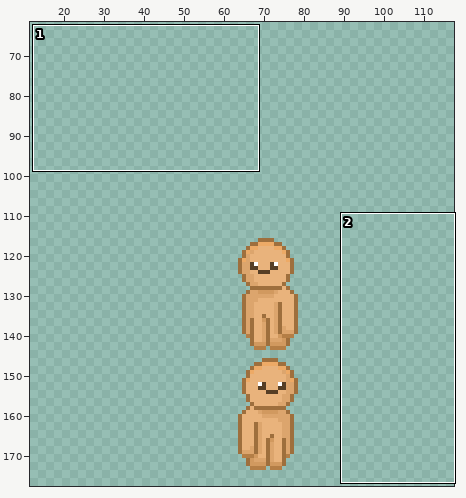
Edited in one commit: pixel-art file (idk.aseprite). The first picture is a wide view before the edit; the outline marks the close-up.
Close-up. The starting point:
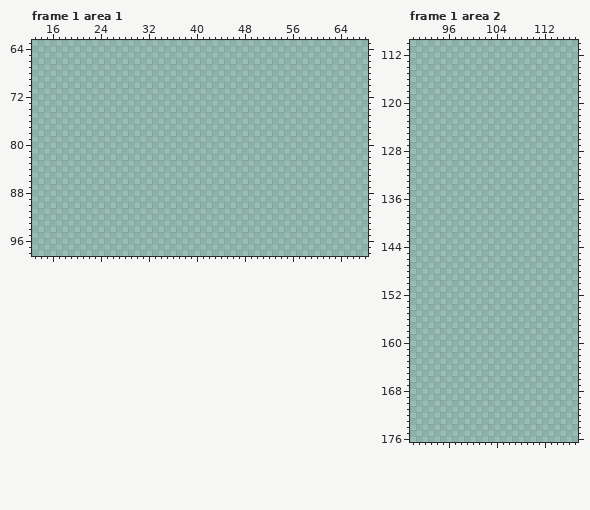
320x180 pixels, 4 frames. Colours within 5 levels of each other are drawn and written as one. Shown: frame 1 area 1: x 13..68, y 63..98; frame 1 area 2: x 90..117, y 110..176. The wide view leaves out empty margins. The commit also changed other frames or places, which this record leaves out.
The result:
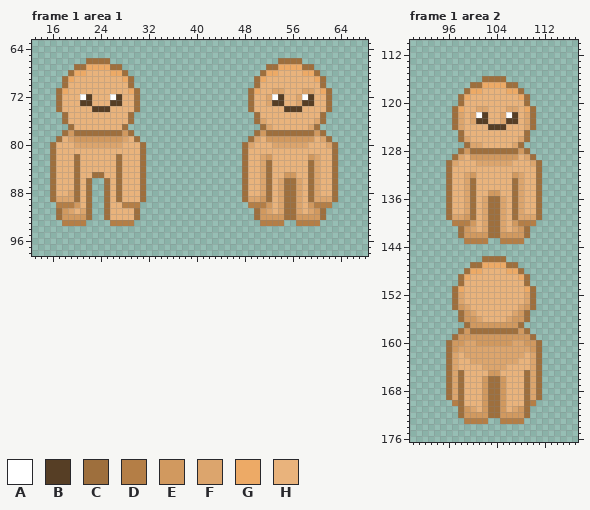
Palette (. is transparent): A #ffffff  B #563e25  C #9e6f3d  D #b47e46  E #d1995f  F #dca56d  G #edaa66  H #e9b37c
Log entry: front, back, right, left animation
From old to new:
layer "Character Design" now shown
layer "Char_W_D" added
layer "Char_W_U" added
--- frame 1 area 1, layer "Character Design"
@@ x 13..68 @@
 65 ........................................................
-66 ........................................................
-67 ........................................................
-68 ........................................................
-69 ........................................................
-70 ........................................................
-71 ........................................................
-72 ........................................................
-73 ........................................................
-74 ........................................................
-75 ........................................................
-76 ........................................................
-77 ........................................................
-78 ........................................................
-79 ........................................................
-80 ........................................................
-81 ........................................................
-82 ........................................................
-83 ........................................................
-84 ........................................................
-85 ........................................................
-86 ........................................................
-87 ........................................................
-88 ........................................................
-89 ........................................................
-90 ........................................................
-91 ........................................................
-92 ........................................................
-93 ........................................................
+66 .........CCCC............................CCCC...........
+67 .......CCGGGGCC........................CCGGGGCC.........
+68 ......CGGHHHHGGC......................CGGHHHHGGC........
+69 .....CGHHHHHHHHGC....................CGHHHHHHHHGC.......
+70 .....CHHHHHHHHHHC....................CHHHHHHHHHHC.......
+71 ....CGHHHHHHHHHHGC..................CGHHFFHHHFFHGC......
+72 ....CHHHABHHHABHHC..................CHHFABHHFABHHC......
+73 ....CHHHBBHHHBBHHC..................CHHFBBHHFBBHHC......
+74 ....CHHHHHBBBHHHHC..................CHHHHHBBBHHHHC......
+75 .....CHHHHHHHHHHC....................CHHHHHHHHHHC.......
+76 .....CHHHHHHHHHHC....................CFHHHHHHHHFC.......
+77 ......CHHHHHHHHC......................CFHHHHHHFC........
+78 .....CECCCCCCCCEC....................CECCCCCCCCEC.......
+79 ....CHFEEEEEEEEFHC..................CFHEEEEEEEEHFC......
+80 ...CHHHFFFFFFFFHHHC................CFHHHFFFFFFHHHFC.....
+81 ...CHHHHHHHHHHHHHHC................CHHHHHHHHHHHHHHC.....
+82 ...CHHHCHHHHHHCHHHC................CHHFEHHHHHHEFHHC.....
+83 ...CHHHCHHHHHHCHHHC................CHHFCHHHHHHCFHHC.....
+84 ...CHHHCHHHHHHCHHHC................CHHFCHHHHHHCFHHC.....
+85 ...CHHHCHHCCHHCHHHC................CHHFCHHEEHHCFHHC.....
+86 ...CHHHCHC..CHCHHHC................CHHFCHFCCFHCFHHC.....
+87 ...CHHHCHC..CHCHHHC................CHHFCHFCCFHCFHHC.....
+88 ...CHHFCHC..CHCHHHC................CHHFCHFCCFHCFHHC.....
+89 ...CFFFCHC..CHCHHHC................CFFECHFCCFHCFFFC.....
+90 ....DDDEHC..CHHDDD..................DDDEHFCCFHEDDD......
+91 ....CEFHFC..CHHHHC...................CEFHFCCFHFEC.......
+92 ....CEEEEC..CHHHHC...................CEEEECCEEEEC.......
+93 .....DDDD....DDDD.....................DDDD..DDDD........
 94 ........................................................
--- frame 1 area 2, layers "Char_W_U", "Char_W_D"
@@ x 90..117 @@
 115 ............................
-116 ............................
-117 ............................
-118 ............................
-119 ............................
-120 ............................
-121 ............................
-122 ............................
-123 ............................
-124 ............................
-125 ............................
-126 ............................
-127 ............................
-128 ............................
-129 ............................
-130 ............................
-131 ............................
-132 ............................
-133 ............................
-134 ............................
-135 ............................
-136 ............................
-137 ............................
-138 ............................
-139 ............................
-140 ............................
-141 ............................
-142 ............................
-143 ............................
+116 ............CCCC............
+117 ..........CCGGGGCC..........
+118 .........CGGHHHHGGC.........
+119 ........CGHHHHHHHHGC........
+120 ........CHHHHHHHHHHC........
+121 .......CGHHFFHHHFFHGC.......
+122 .......CFHFABHHFABHFC.......
+123 .......CFHFBBHHFBBHFC.......
+124 .......CFHHHHBBBHHHFC.......
+125 ........CHHHHHHHHHHC........
+126 ........CFHHHHHHHHFC........
+127 .........CFFHHHHHFC.........
+128 ........CECCCCCCCCEC........
+129 .......CFHEEEEEEEEHFC.......
+130 ......CFHHHFFFFFFHHHFC......
+131 ......CHHHHHHHHHHHHHHC......
+132 ......CHHFEHHHHHHEFHHC......
+133 ......CHHFCHHHHHHCFHHC......
+134 ......CHHFCHHHHHHCFHHC......
+135 ......CHHFCHHEEHHCFHHC......
+136 ......CHHFCHFCCFHCFHHC......
+137 ......CHHFCHFCCFHCFHHC......
+138 ......CHHFCHFCCFHCFHHC......
+139 ......CFFECHFCCFHCFFFC......
+140 .......DDDEHFCCFHEDDD.......
+141 ........CEFHFCCFHFEC........
+142 ........CEEEECCEEEEC........
+143 .........DDDD..DDDD.........
 144 ............................
 145 ............................
-146 ............................
-147 ............................
-148 ............................
-149 ............................
-150 ............................
-151 ............................
-152 ............................
-153 ............................
-154 ............................
-155 ............................
-156 ............................
-157 ............................
-158 ............................
-159 ............................
-160 ............................
-161 ............................
-162 ............................
-163 ............................
-164 ............................
-165 ............................
-166 ............................
-167 ............................
-168 ............................
-169 ............................
-170 ............................
-171 ............................
-172 ............................
-173 ............................
+146 ............CCCC............
+147 ..........CCGGGGCC..........
+148 .........CGGHHHHGGC.........
+149 ........CGHHHHHHHHGC........
+150 ........CHHHHHHHHHHC........
+151 .......CGHHHHHHHHHHGC.......
+152 .......CFHHHHHHHHHHFC.......
+153 .......CFHHHHHHHHHHFC.......
+154 .......CEFHHHHHHHHFEC.......
+155 ........CEFHHHHHHFEC........
+156 ........CEEFHHHHFEEC........
+157 .........CEEEEEEEEC.........
+158 ........CECCCCCCCCEC........
+159 .......CEEEEEEEEEEEEC.......
+160 ......CEEFFEEEEEEFFEEC......
+161 ......CEFFFFFFFFFFFFEC......
+162 ......CFHFFFFFFFFFFHFC......
+163 ......CFHHFFFFFFFFHHFC......
+164 ......CFHHHHFFFFHHHHFC......
+165 ......CFCHHHHEEHHHHCFC......
+166 ......CFCHHHECCEHHHCFC......
+167 ......CFCHHHECCEHHHCFC......
+168 ......CFCHHHECCEHHHCFC......
+169 ......CFCHHHECCEHHHCFC......
+170 .......DCHHHECCEHHHCD.......
+171 ........CEFHECCEHFEC........
+172 ........CEEEECCEEEEC........
+173 .........DDDD..DDDD.........
 174 ............................
Changed places in both close-ups, as pixel boxes (x1, y1, x2, y2):
added: (50, 58, 146, 226)
added: (242, 58, 338, 226)
added: (446, 76, 542, 424)
